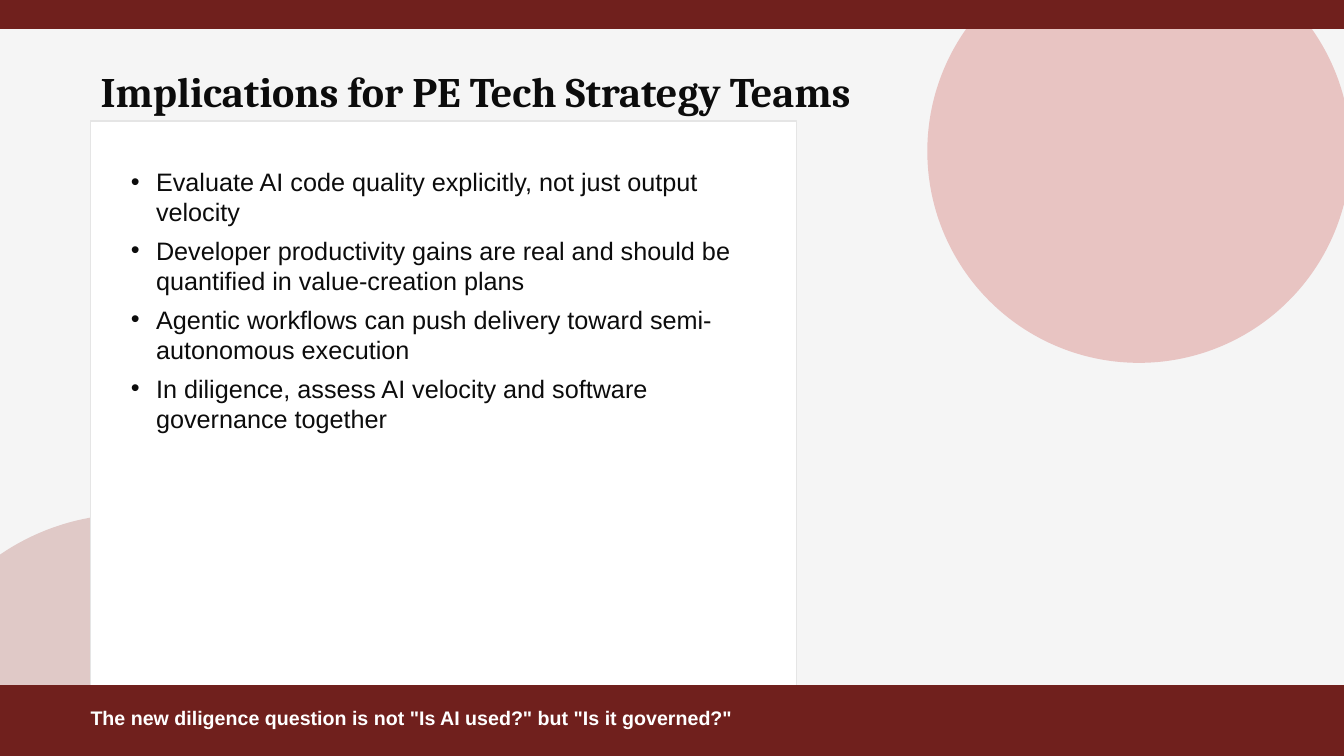
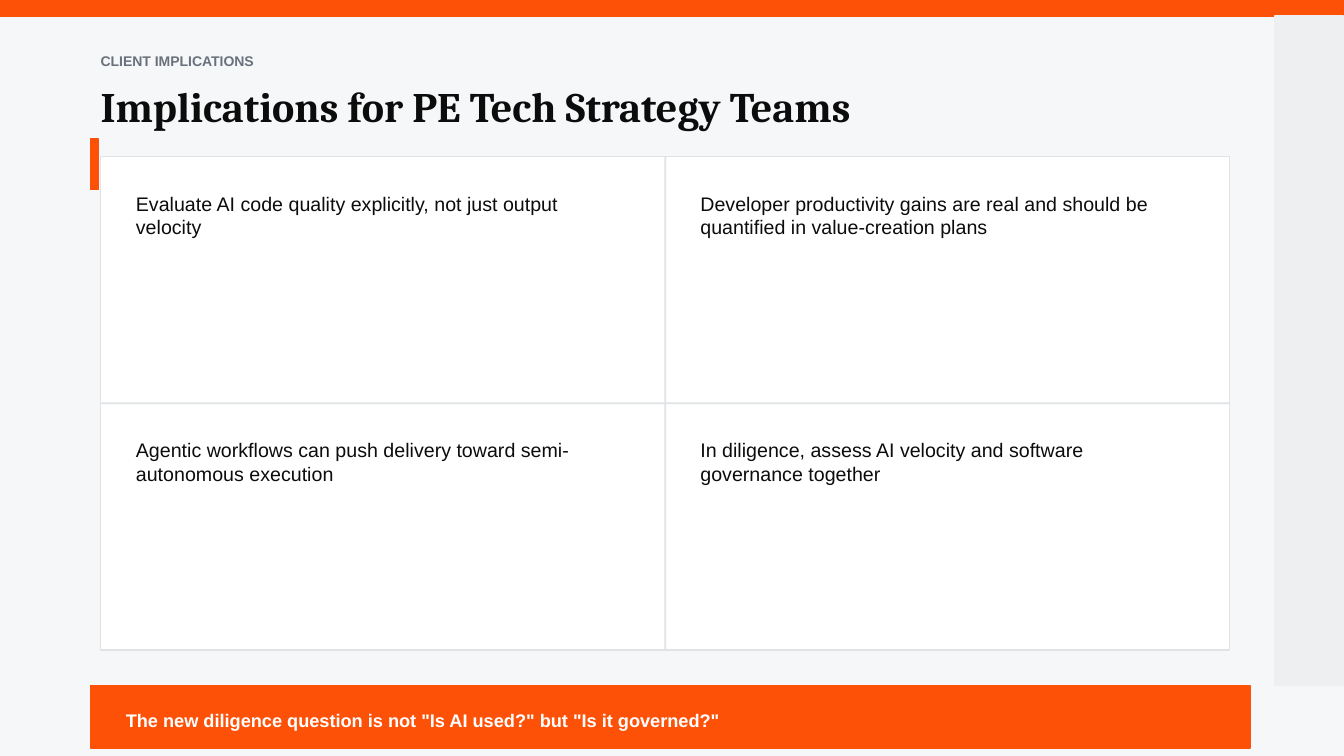
Before and after one commit to sd5969/whats-in-your-wallet, a slide deck: slide 6 of slides/deck.pptx (slide 7 before the commit). Drawn at 1344x756 pixels with LibreOffice and Linux fonts; fonts in the diff are those of the drawing. Boxes give left, top, right and bottom in pixels: in the first picture for what was removed or moved away, otherwise in the second. Text is boxed around its words. In the diff, an @@ line names an element or a change of style, - is before the commit and + after.

```diff
--- a/slides/deck.pptx
+++ b/slides/deck.pptx
@@ rectangle at box(0, 0, 1344, 756): fill #F5F5F5 to #F5F7F8; outline #F5F5F5 1 pt to #F5F7F8 1 pt @@
@@ rectangle: place and size @@
-rectangle at box(0, 0, 1344, 28)
+rectangle at box(0, 0, 1344, 16)
@@ rectangle at box(0, 0, 1344, 16): fill #70201D to #FD5108; outline #70201D 1 pt to #FD5108 1 pt @@
@@ ellipse removed at box(928, 0, 1344, 363) @@
@@ rectangle added at box(1275, 16, 1344, 686), fill #EEEFF1, outline #EEEFF1 1 pt @@
@@ text added at box(101, 56, 254, 66), 10 pt, text #6A717C, bold @@
+CLIENT IMPLICATIONS
@@ text "Implications for PE Tech Strategy ...": place and size @@
-text "Implications for PE Tech Strategy ..." at box(101, 77, 851, 117)
+text "Implications for PE Tech Strategy ..." at box(101, 92, 851, 132)
@@ rectangle removed at box(91, 121, 797, 686) @@
@@ rectangle added at box(91, 139, 99, 190), fill #FD5108, outline #FD5108 1 pt @@
@@ rectangle added at box(101, 156, 1230, 650), fill #FFFFFF, outline #DFE3E6 1 pt @@
@@ text removed at box(156, 172, 730, 434) @@
-• Evaluate AI code quality explicitly, not just output velocity
-• Developer productivity gains are real and should be quantified in value-creation plans
-• Agentic workflows can push delivery toward semi-autonomous execution
-• In diligence, assess AI velocity and software governance together
@@ line added from (665, 156) to (665, 650), #DFE3E6 1.2 pt @@
@@ text added at box(136, 196, 558, 238), 14 pt, text #0C0C0C @@
+Evaluate AI code quality explicitly, not just output velocity
@@ text added at box(700, 196, 1148, 238), 14 pt, text #0C0C0C @@
+Developer productivity gains are real and should be quantified in value-creation plans
@@ line added from (101, 403) to (1230, 403), #DFE3E6 1.2 pt @@
@@ text added at box(136, 442, 569, 482), 14 pt, text #0C0C0C @@
+Agentic workflows can push delivery toward semi-autonomous execution
@@ text added at box(700, 442, 1083, 485), 14 pt, text #0C0C0C @@
+In diligence, assess AI velocity and software governance together
@@ ellipse removed at box(0, 514, 363, 756) @@
@@ rectangle at box(91, 686, 1250, 748): fill #70201D to #FD5108; outline #70201D 1 pt to #FD5108 1 pt @@
@@ rectangle: place and size @@
-rectangle at box(0, 686, 1344, 756)
+rectangle at box(91, 686, 1250, 748)
@@ text "The new diligence question is ...": place and size @@
-text "The new diligence question is ..." at box(91, 710, 732, 729)
+text "The new diligence question is ..." at box(126, 713, 719, 731)
@@ text "The new diligence question is ..." at box(126, 713, 719, 731): size 14 to 13 pt @@
```
Also in this commit, not shown: 6 other slides changed, 1 slide removed, 2 other files.
